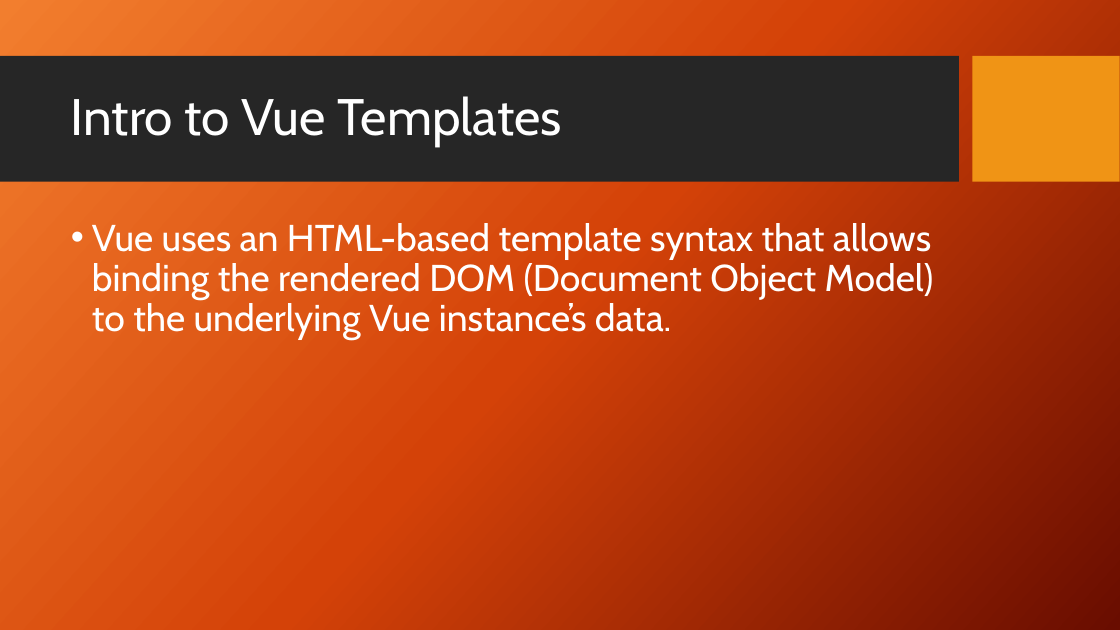
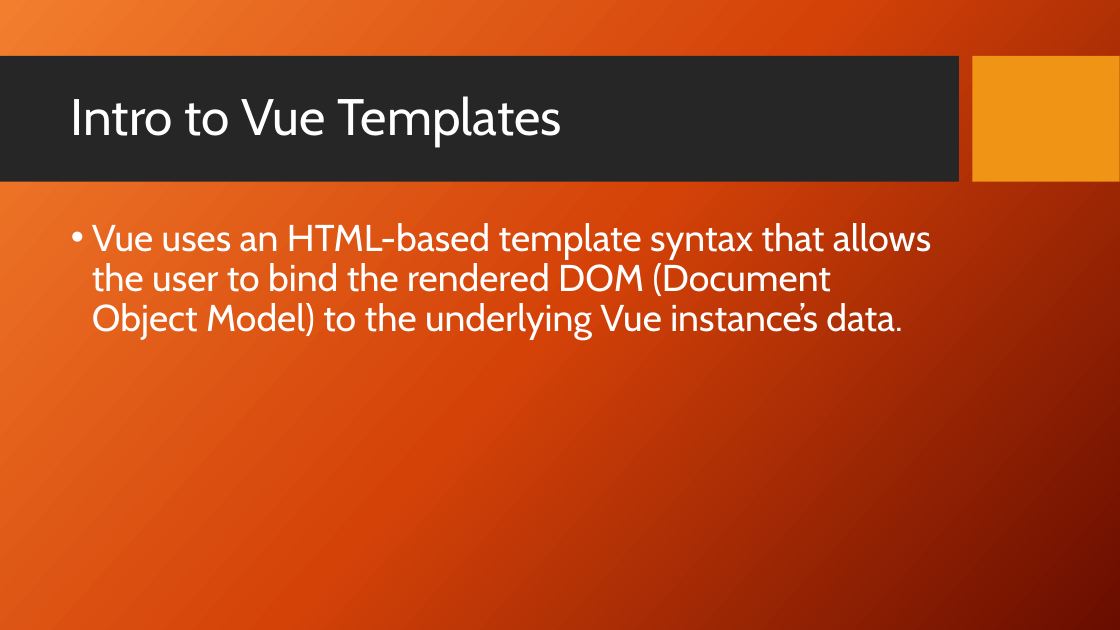
Before and after one commit to Echtniet/group-project, a slide deck: slide 6 of Vue.pptx. Drawn at 1120x630 pixels with LibreOffice and Linux fonts; fonts in the diff are those of the drawing; background and template pictures are left out. Boxes give left, top, right and bottom in pixels: in the first picture for what was removed or moved away, otherwise in the second. Text is boxed around its words. In the diff, an @@ line names an element or a change of style, - is before the commit and + after.

Commit message:
edited some slides

```diff
--- a/Vue.pptx
+++ b/Vue.pptx
@@ text at [92,223,931,340]: text changed @@
-• Vue uses an HTML-based template syntax that allows binding the rendered DOM (Document Object Model) to the underlying Vue instance’s data.
+• Vue uses an HTML-based template syntax that allows the user to bind the rendered DOM (Document Object Model) to the underlying Vue instance’s data.
```
Also in this commit, not shown: 1 other slide changed.
